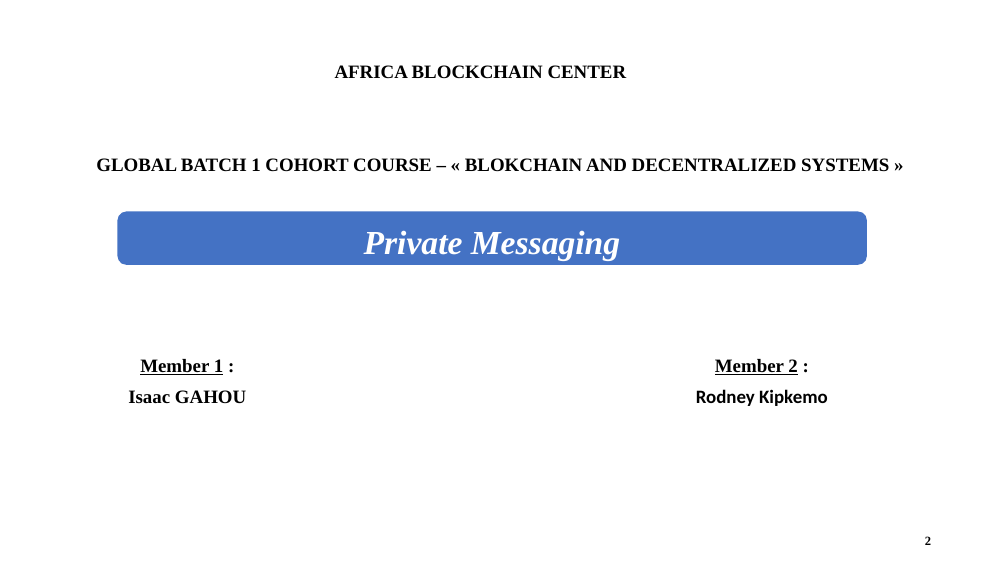
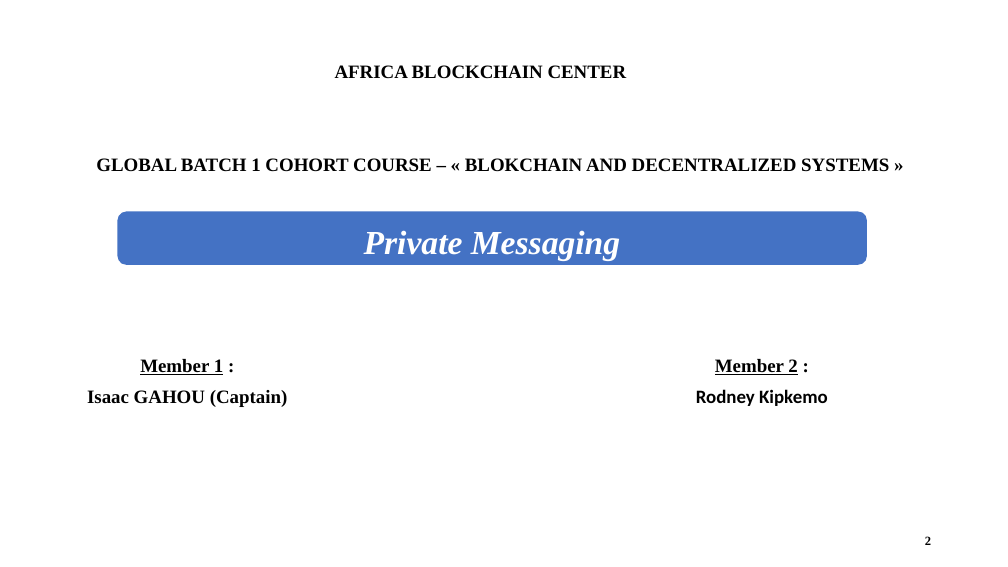
Before and after one commit to DamasBuffy99/Private-messaging, a slide deck: slide 2 of ABC Group L.pptx. Drawn at 1008x567 pixels with LibreOffice and Linux fonts; fonts in the diff are those of the drawing. Boxes give left, top, right and bottom in pixels: in the first picture for what was removed or moved away, otherwise in the second. Text is boxed around its words. In the diff, an @@ line names an element or a change of style, - is before the commit and + after.

```diff
--- a/ABC Group L.pptx
+++ b/ABC Group L.pptx
@@ text at [87,390,288,407]: text changed @@
-Isaac GAHOU
+Isaac GAHOU (Captain)
```
Also in this commit, not shown: 4 other slides changed, 1 slide added.
